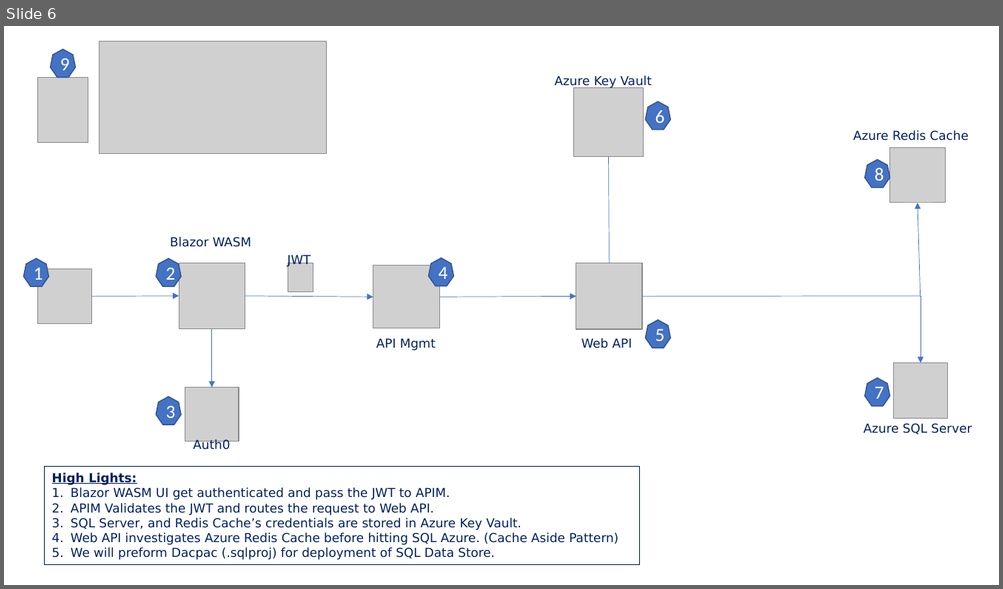
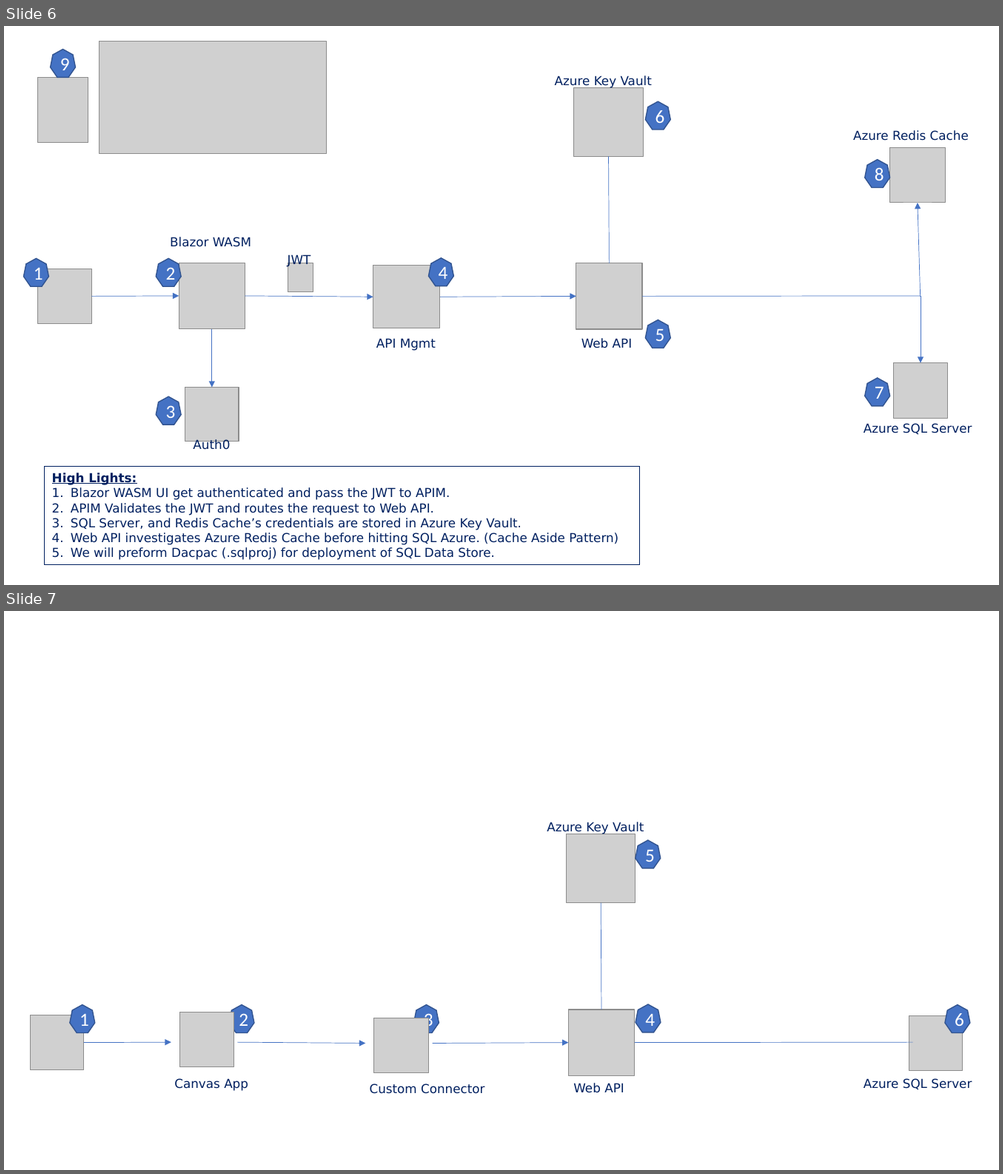
Before and after one commit to vishipayyallore/speaker_series_2021, a slide deck: MicrosoftReactor/Demos.pptx. Shown one above the other, each under a label of ours: slide 6 before the commit, slides 6 and 7 after it. The pictures are 1003x589 and 1003x1174 pixels, drawn with LibreOffice and Linux fonts; fonts in the diff are those of the drawing; grey boxes stand for pictures. Boxes give left, top, right and bottom in pixels: in the first picture for what was removed or moved away, otherwise in the second. Text is boxed around its words. In the diff, an @@ line names an element or a change of style, - is before the commit and + after.

```diff
--- a/MicrosoftReactor/Demos.pptx
+++ b/MicrosoftReactor/Demos.pptx
@@ slide 7 added at [4,611,999,1170], background #FFFFFF @@
@@ text added at [546,822,643,835], 12 pt, text #002060 @@
+Azure Key Vault
@@ picture added at [566,834,635,903] @@
@@ heptagon added at [635,841,660,869], fill #4472C4, outline #325491 1 pt, 18 pt, text #FFFFFF @@
+5
@@ line added from (602, 1010) to (601, 903), #4472C4 0.5 pt @@
@@ heptagon added at [70,1005,95,1034], fill #4472C4, outline #325491 1 pt, 18 pt, text #FFFFFF @@
+1
@@ heptagon added at [229,1005,255,1034], fill #4472C4, outline #325491 1 pt, 18 pt, text #FFFFFF @@
+2
@@ heptagon added at [414,1005,439,1034], fill #4472C4, outline #325491 1 pt, 18 pt, text #FFFFFF @@
+3
@@ picture added at [568,1010,634,1076] @@
@@ heptagon added at [635,1005,660,1034], fill #4472C4, outline #325491 1 pt, 18 pt, text #FFFFFF @@
+4
@@ heptagon added at [945,1005,970,1034], fill #4472C4, outline #325491 1 pt, 18 pt, text #FFFFFF @@
+6
@@ picture added at [30,1015,84,1071] @@
@@ picture added at [179,1012,234,1068] @@
@@ picture added at [373,1019,429,1073] @@
@@ picture added at [909,1016,963,1071] @@
@@ arrow added from (84, 1043) to (171, 1043), #4472C4 0.5 pt @@
@@ arrow added from (238, 1043) to (365, 1044), #4472C4 0.5 pt @@
@@ arrow added from (432, 1044) to (568, 1043), #4472C4 0.5 pt @@
@@ line added from (634, 1043) to (913, 1043), #4472C4 0.5 pt @@
@@ text added at [174,1079,248,1091], 12 pt, text #002060 @@
+Canvas App
@@ text added at [370,1084,485,1094], 12 pt, text #002060 @@
+Custom Connector
@@ text added at [573,1083,624,1093], 12 pt, text #002060 @@
+Web API
@@ text added at [863,1079,971,1090], 12 pt, text #002060 @@
+Azure SQL Server
```
Also in this commit, not shown: 18 other files.
